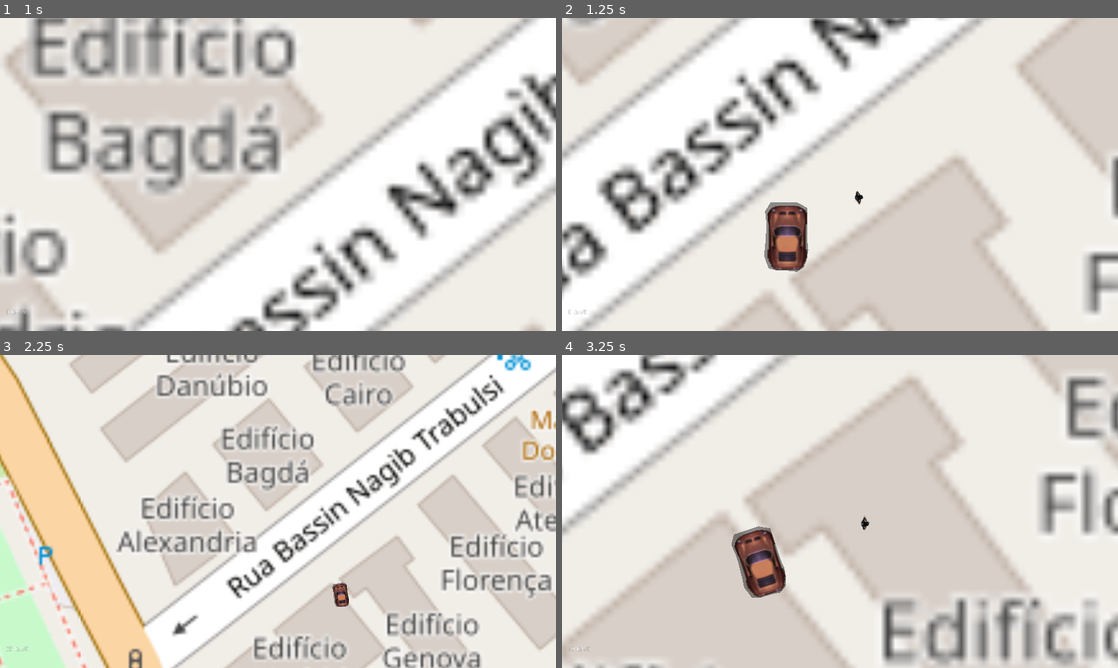
Above: before the commit, frames 1-4 (two rows, left to right).
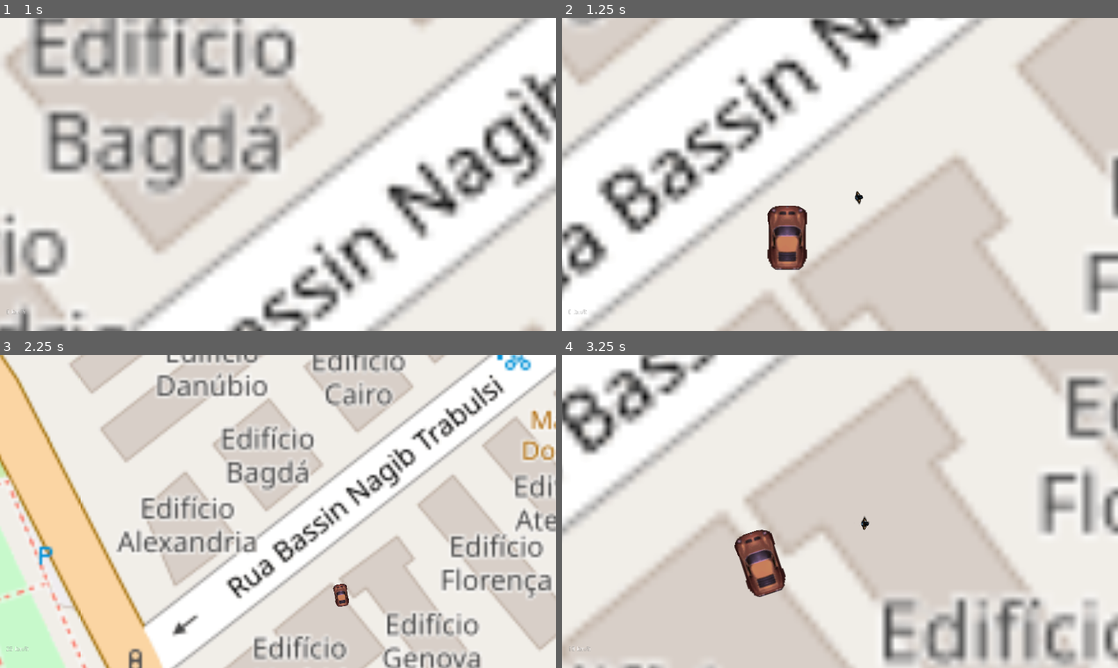
Above: after the commit, the same moments.

Repository: hericmr/gta
Game: Godot game, scene res://scenes/Main.tscn
Two runs of this game, one before a commit and one after it. Both use one fixed random seed, a clock stepped at 60 frames per second and the inputs below.
Inputs:
- Up to frame 1 (1 s): tap Enter (ui_accept) at 0.5, 0.77 s; hold Right (ui_right) from 0.53 s (still down)
- Up to frame 2 (1.25 s): keep holding Right (ui_right)
- Up to frame 3 (2.25 s): release Right (ui_right) at 1.28 s; hold Down (ui_down) 1.28-2.03 s; tap Enter (ui_accept) at 1.52 s; hold Right (ui_right) from 2.03 s (still down)
- Up to frame 4 (3.25 s): release Right (ui_right) at 2.78 s; hold Up (ui_up) from 2.78 s (still down); tap Enter (ui_accept) at 3.02 s

Frame 1 is identical in both runs. In frame 2, 0.3% of the frame differs, in the area x 36-45%, y 58-82%; in frame 3, less than 0.1%; in frame 4, 0.3%.

Commit message:
remove sombra do carro e adiciona tiles de satélite no HTML5
Co-Authored-By: Claude Sonnet 4.6 <noreply@anthropic.com>

Diff:
--- a/scripts/car.gd
+++ b/scripts/car.gd
@@ -31,15 +31,6 @@
 signal velocidade_mudou(kmh)
 
 func _ready() -> void:
-	var s      = Polygon2D.new()
-	s.polygon  = _visual.polygon
-	s.position = _visual.position
-	s.rotation = _visual.rotation
-	s.scale    = _visual.scale * 1.05
-	s.color    = Color(0, 0, 0, 0.42)
-	s.z_index  = -1
-	add_child(s)
-	move_child(s, 0)
 	_radio.connect("finished", self, "_on_radio_finished")
 	_loader = ResourceLoader.load_interactive("res://assets/radio/SLUS-00789_BIL001.mp3")
 
--- a/scripts/main.gd
+++ b/scripts/main.gd
@@ -33,6 +33,11 @@
 			_sair_do_carro()
 		else:
 			_tentar_entrar_carro()
+
+	# Pega o stream assim que disponível (HTML5: carregamento async)
+	if _stream == null and $World.has_meta("satelite_stream"):
+		_stream = $World.get_meta("satelite_stream")
+		_stream._carro = $Car if _no_carro else $Player
 
 	# Debug de coordenadas (a cada 1 s)
 	if _stream == null:
--- a/scripts/world_osm.gd
+++ b/scripts/world_osm.gd
@@ -18,10 +18,14 @@
 const URL_META   = URL_BASE + "/assets/tiles/meta.json"
 const URL_JSON   = URL_BASE + "/maps/santos.json"
 
+var _html5_json_ok  = false
+var _html5_meta_ok  = false
+
 func _ready():
 	scale = Vector2(ESCALA, ESCALA)
 	if OS.get_name() == "HTML5":
 		_fetch_json()
+		_fetch_meta()
 	else:
 		_carregar_satelite()
 		_carregar_json()
@@ -63,14 +67,47 @@
 	if result != OK or code != 200:
 		print("[WorldOSM] Falha ao carregar santos.json")
 		_fundo_fallback()
+		_html5_json_ok = true
+		_verificar_html5_pronto()
 		return
 	_dados = parse_json(body.get_string_from_utf8())
 	if _dados == null:
 		print("[WorldOSM] Erro ao parsear JSON")
 		_fundo_fallback()
-		return
-	print("[WorldOSM] santos.json OK — %d ruas, %d prédios" % [len(_dados.get("ruas", [])), len(_dados.get("predios", []))])
-	_finalizar()
+	else:
+		print("[WorldOSM] santos.json OK — %d ruas, %d prédios" % [len(_dados.get("ruas", [])), len(_dados.get("predios", []))])
+	_html5_json_ok = true
+	_verificar_html5_pronto()
+
+func _fetch_meta():
+	print("[WorldOSM] HTML5: buscando %s" % URL_META)
+	var req = HTTPRequest.new()
+	add_child(req)
+	req.connect("request_completed", self, "_on_meta_carregado")
+	var err = req.request(URL_META)
+	if err != OK:
+		print("[WorldOSM] Erro ao iniciar request meta: %d" % err)
+		_html5_meta_ok = true
+		_verificar_html5_pronto()
+
+func _on_meta_carregado(result, code, _headers, body):
+	print("[WorldOSM] meta.json result=%d code=%d bytes=%d" % [result, code, body.size()])
+	if result == OK and code == 200:
+		var meta = parse_json(body.get_string_from_utf8())
+		if meta:
+			var stream = load("res://scripts/satelite_stream.gd").new()
+			stream.inicializar(null, meta, "res://assets/tiles/")
+			add_child(stream)
+			set_meta("satelite_stream", stream)
+			print("[WorldOSM] Satellite streaming pronto (HTML5, zoom %d)" % meta["zoom"])
+	else:
+		print("[WorldOSM] meta.json não carregado — sem satélite")
+	_html5_meta_ok = true
+	_verificar_html5_pronto()
+
+func _verificar_html5_pronto():
+	if _html5_json_ok and _html5_meta_ok:
+		_finalizar()
 
 # ── Desktop: File.open direto ────────────────────────────────────────────────
 
Not shown, changed: santos-gta.html
Not shown, changed: santos-gta.js
Not shown, changed: santos-gta.pck
Not shown, changed: santos-gta.wasm
